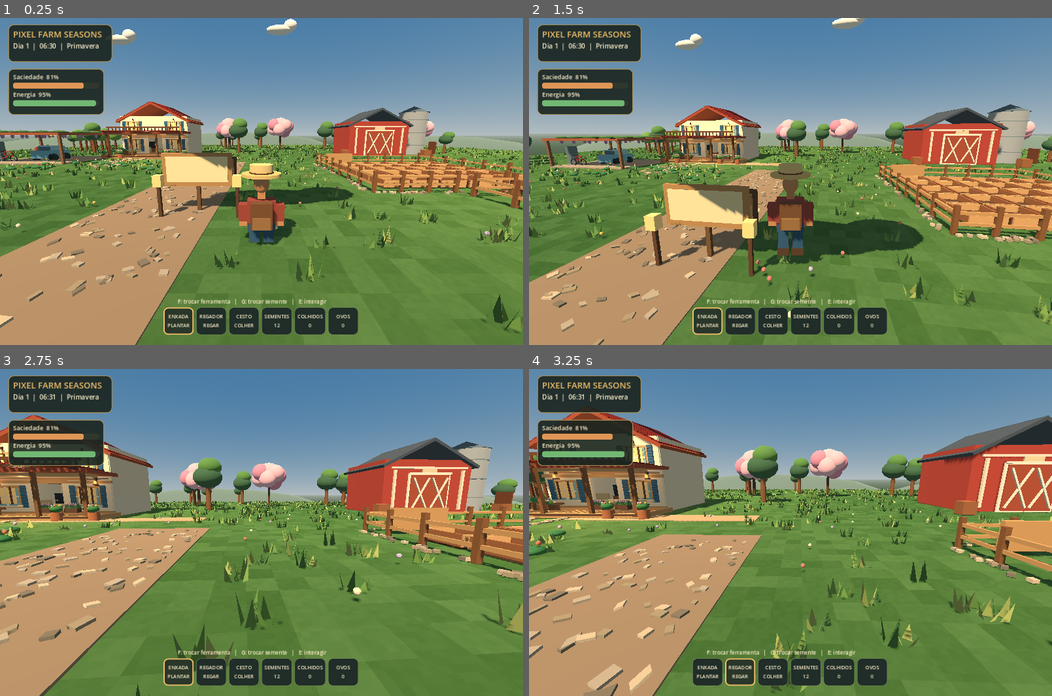
Above: before the commit, frames 1-4 (two rows, left to right).
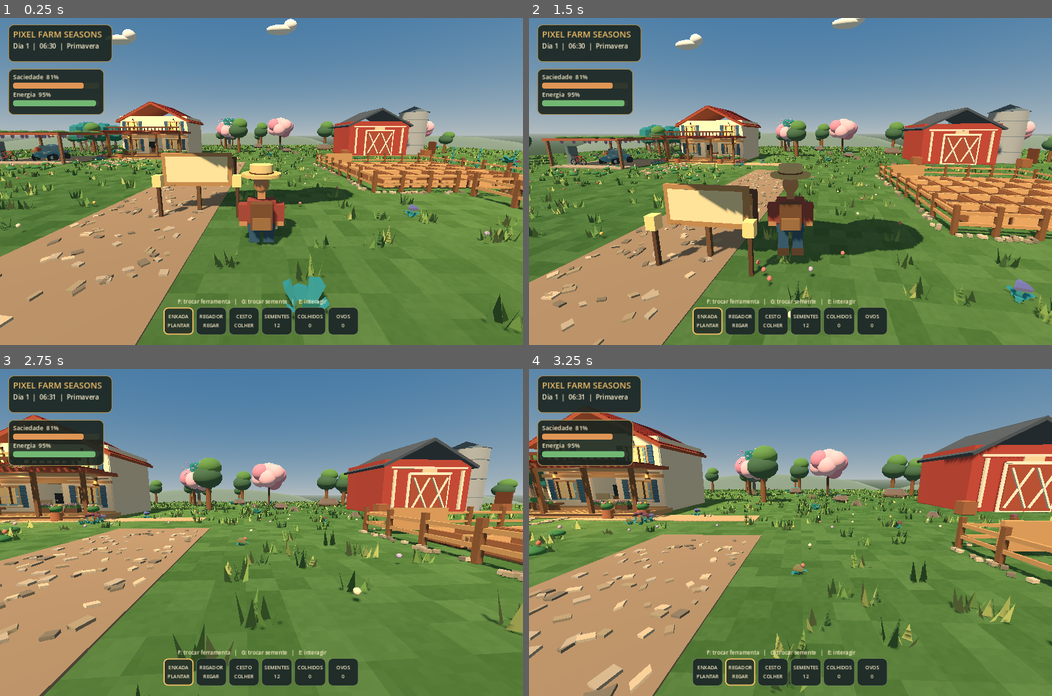
Above: after the commit, the same moments.

Repository: juniordev830/pixel-farm-seasons
Game: Godot game, scene res://scenes/farm_world.tscn
Two runs of this game, one before a commit and one after it. Both use one fixed random seed, a clock stepped at 60 frames per second and the inputs below.
Inputs (mouse positions are in pixels of both pictures, inside the frame that each line leads up to):
- Up to frame 1 (0.25 s): no input
- Up to frame 2 (1.5 s): tap Enter (ui_accept) at 0.5 s; move the mouse to (816, 181) at 0.52 s; hold Ctrl (crouch) 0.53-1.28 s; hold W (move_forward) from 0.53 s (still down); tap Space (jump) at 0.77 s; move the mouse to (764, 181) at 1.27 s; tap Shift (sprint) at 1.35 s
- Up to frame 3 (2.75 s): keep holding W (move_forward); tap Space (jump) at 1.52 s; move the mouse to (271, 525) at 2.02 s; hold V (toggle_camera) from 2.03 s (still down)
- Up to frame 4 (3.25 s): keep holding W (move_forward); move the mouse to (785, 539) at 2.77 s; release V (toggle_camera) at 2.78 s; tap F at 2.85 s; tap Space (jump) at 3.02 s

The runs differ from the first frame. In frame 1, 1.5% of the frame differs, in the area x 3-100%, y 30-93%; in frame 2, 0.9%; in frame 3, 0.5%; in frame 4, 0.7%.

Commit message:
feat(visual): wire genuine imported 3D nature models and rounded car into farm scene

Diff:
--- a/godot/scenes/farm_world.tscn
+++ b/godot/scenes/farm_world.tscn
@@ -10,6 +10,7 @@
 [ext_resource type="Script" path="res://scripts/pause_menu.gd" id="8_pause_menu"]
 [ext_resource type="Script" path="res://scripts/environment_art_pass.gd" id="9_environment_art"]
 [ext_resource type="Script" path="res://scripts/cozy_reference_art.gd" id="10_cozy_reference"]
+[ext_resource type="Script" path="res://scripts/asset_quality_pass.gd" id="11_assets"]
 
 [sub_resource type="CapsuleShape3D" id="CapsuleShape3D_1"]
 radius = 0.37
@@ -101,6 +102,9 @@
 [node name="CozyReferenceArt" type="Node3D" parent="."]
 script = ExtResource("10_cozy_reference")
 
+[node name="AssetQualityPass" type="Node3D" parent="."]
+script = ExtResource("11_assets")
+
 [node name="PauseMenu" type="CanvasLayer" parent="."]
 layer = 20
 script = ExtResource("8_pause_menu")
Not shown: 1 places in godot/scenes/farm_world.tscn that only renumber resources
